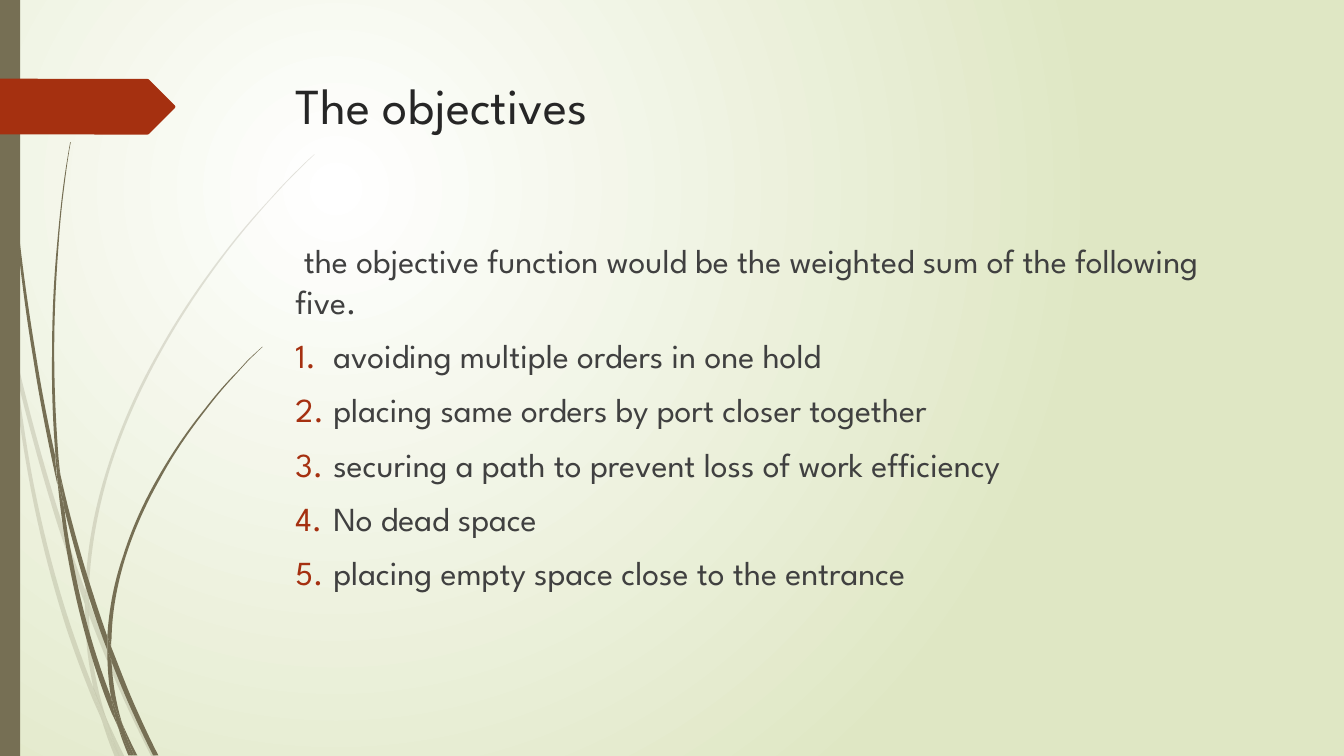
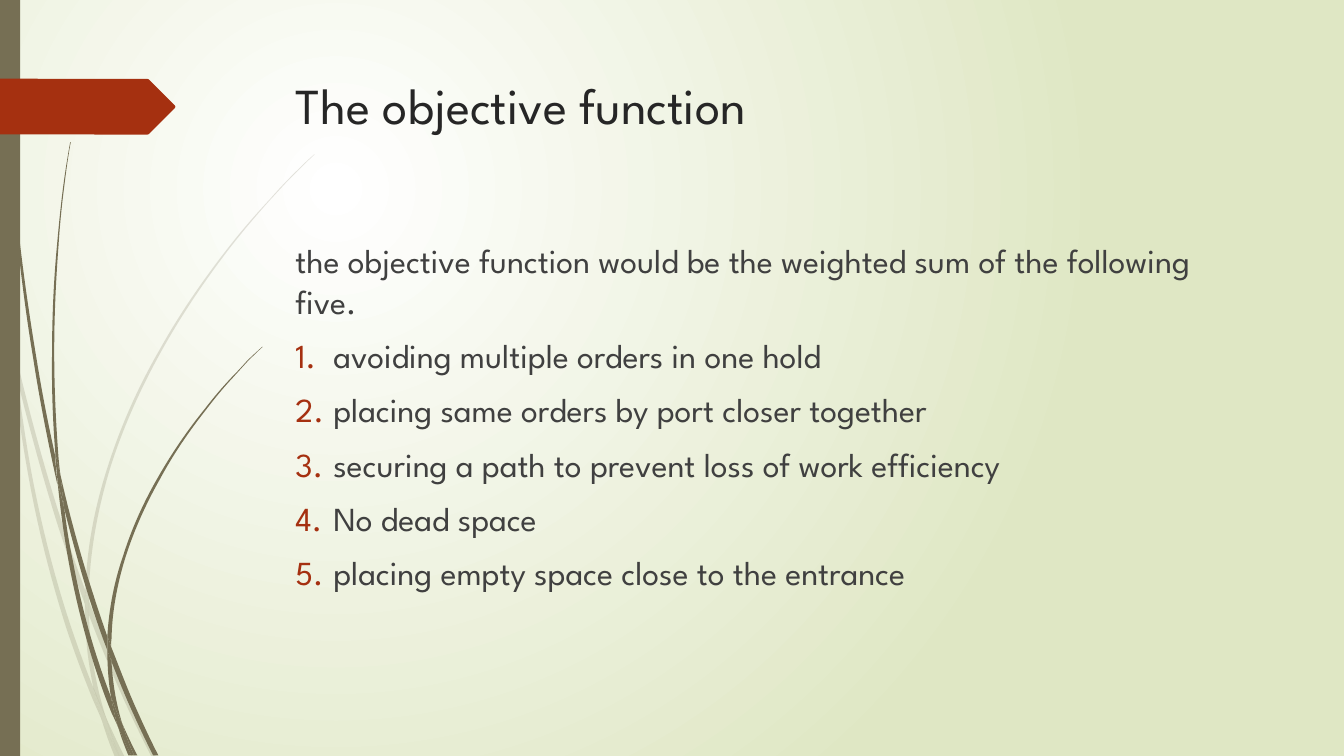
Before and after one commit to r-kurosu/kline_new, a slide deck: slide 9 of 中間報告.pptx. Drawn at 1344x756 pixels with LibreOffice and Linux fonts; fonts in the diff are those of the drawing. Boxes give left, top, right and bottom in pixels: in the first picture for what was removed or moved away, otherwise in the second. Text is boxed around its words. In the diff, an @@ line names an element or a change of style, - is before the commit and + after.

```diff
--- a/中間報告.pptx
+++ b/中間報告.pptx
@@ title at (296, 88, 746, 135): text changed @@
-The objectives
+The objective function
@@ text "the objective function would be ..." rewrapped from (295, 249, 1198, 593) to (295, 249, 1190, 593) @@
```
Also in this commit, not shown: 7 other slides changed, 3 other files.
